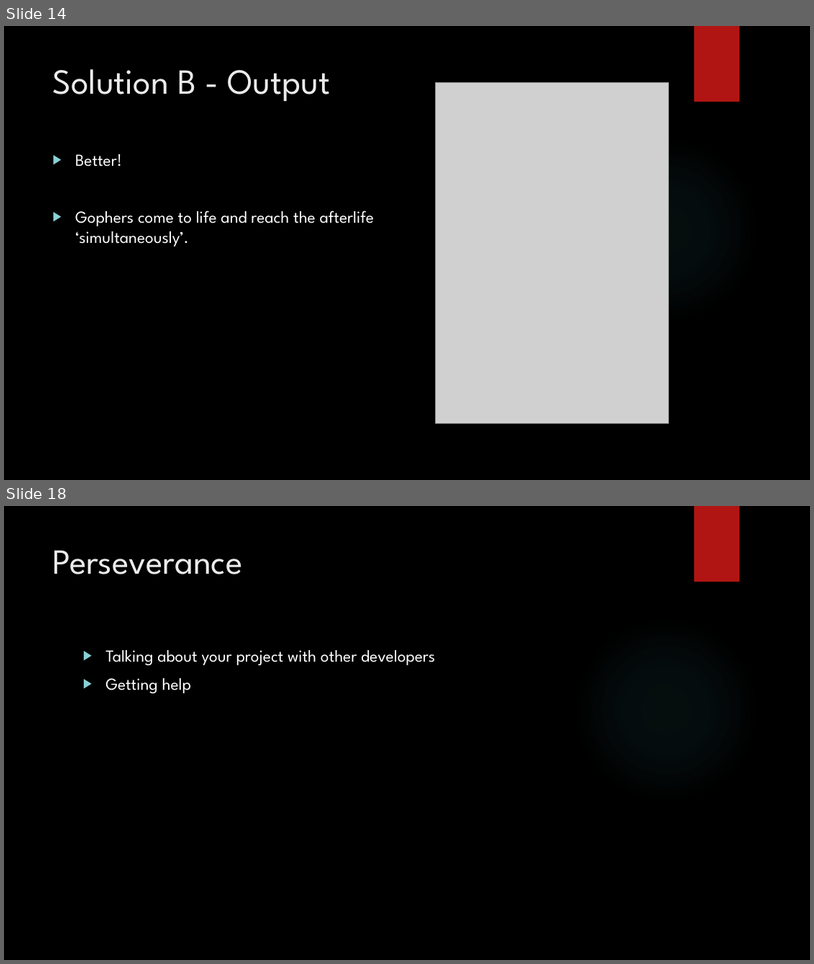
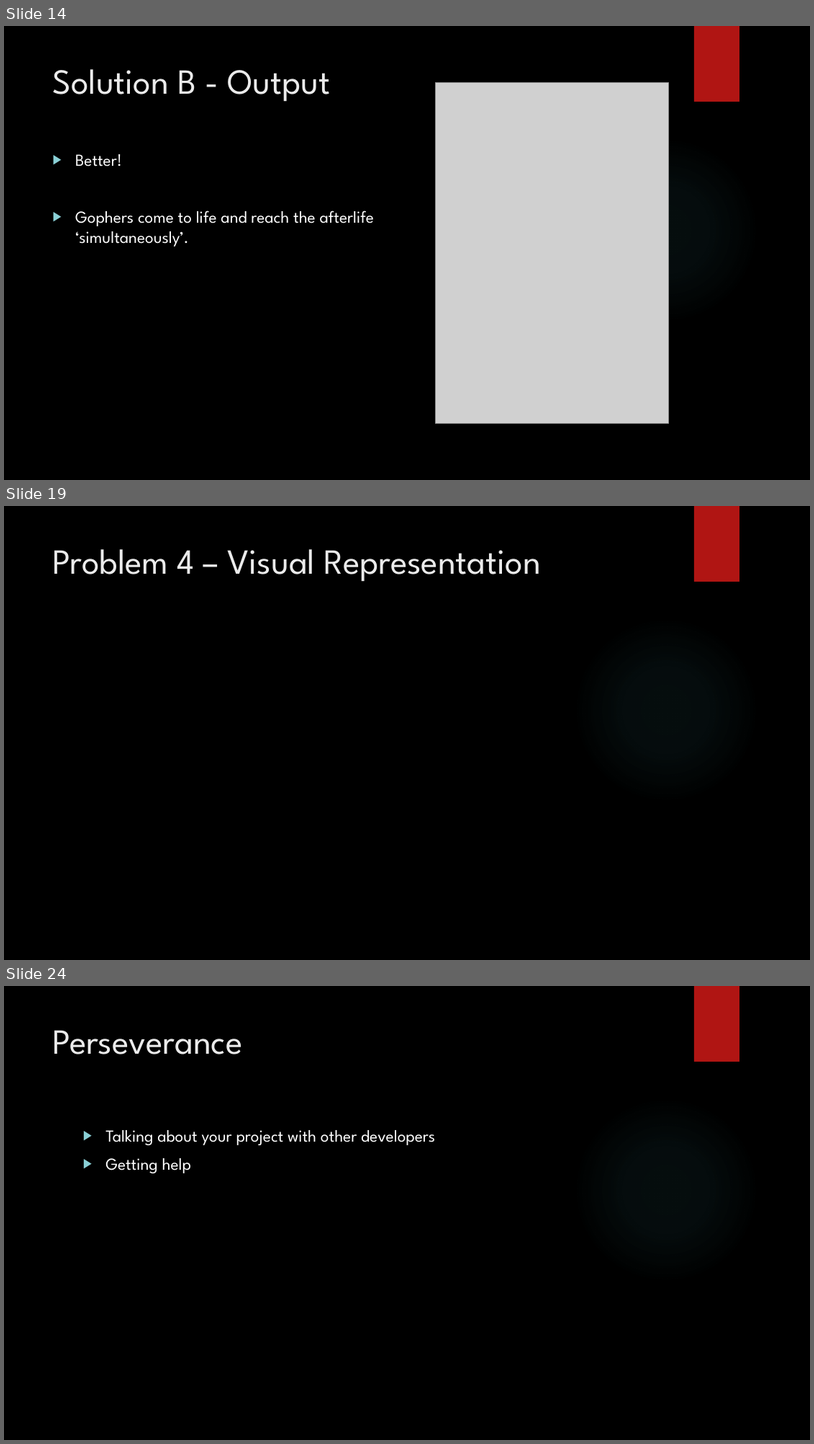
Before and after one commit to jaminologist/GopherLife, a slide deck: GopherLife.pptx. Shown one above the other, each under a label of ours: slides 14 and 18 before the commit, slides 14, 19 and 24 after it; the slides between them are not shown. The pictures are 814x964 and 814x1444 pixels, drawn with LibreOffice and Linux fonts; fonts in the diff are those of the drawing; grey boxes stand for pictures; background and template pictures are left out. Boxes give left, top, right and bottom in pixels: in the first picture for what was removed or moved away, otherwise in the second. Text is boxed around its words. In the diff, an @@ line names an element or a change of style, - is before the commit and + after.

```diff
--- a/GopherLife.pptx
+++ b/GopherLife.pptx
@@ slide 19 added at <box>4,506,810,960</box>, background picture (left out); not listed: 2 template elements that a slide beside it also shows @@
@@ title added at <box>53,549,541,582</box>, 42 pt, text #EBEBEB @@
+Problem 4 – Visual Representation
@@ what was slide 18 is now slide 24 @@
```
Also in this commit, not shown: 2 slides changed, 6 other slides added, 1 slide removed, 8 other files.
